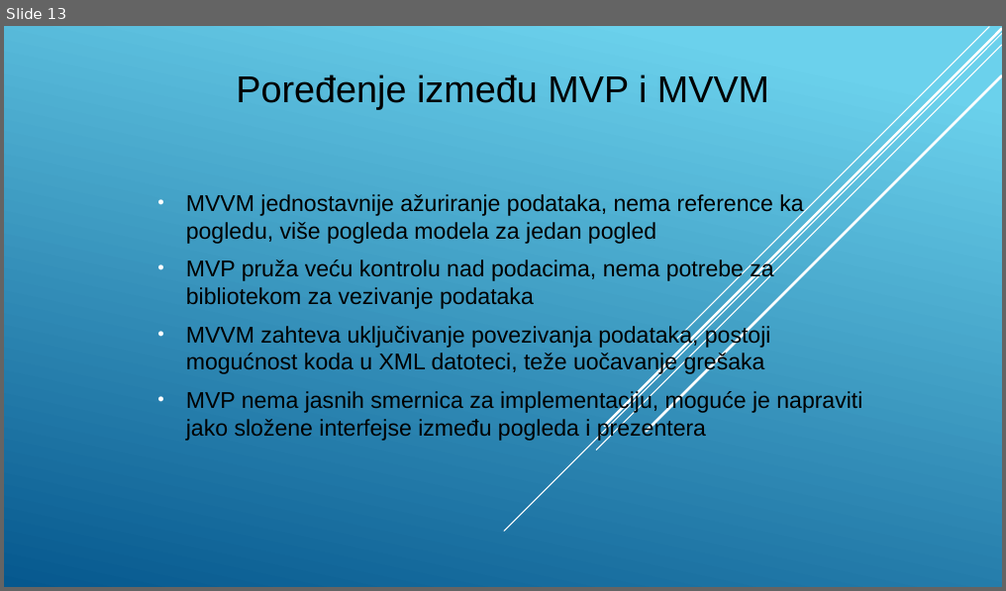
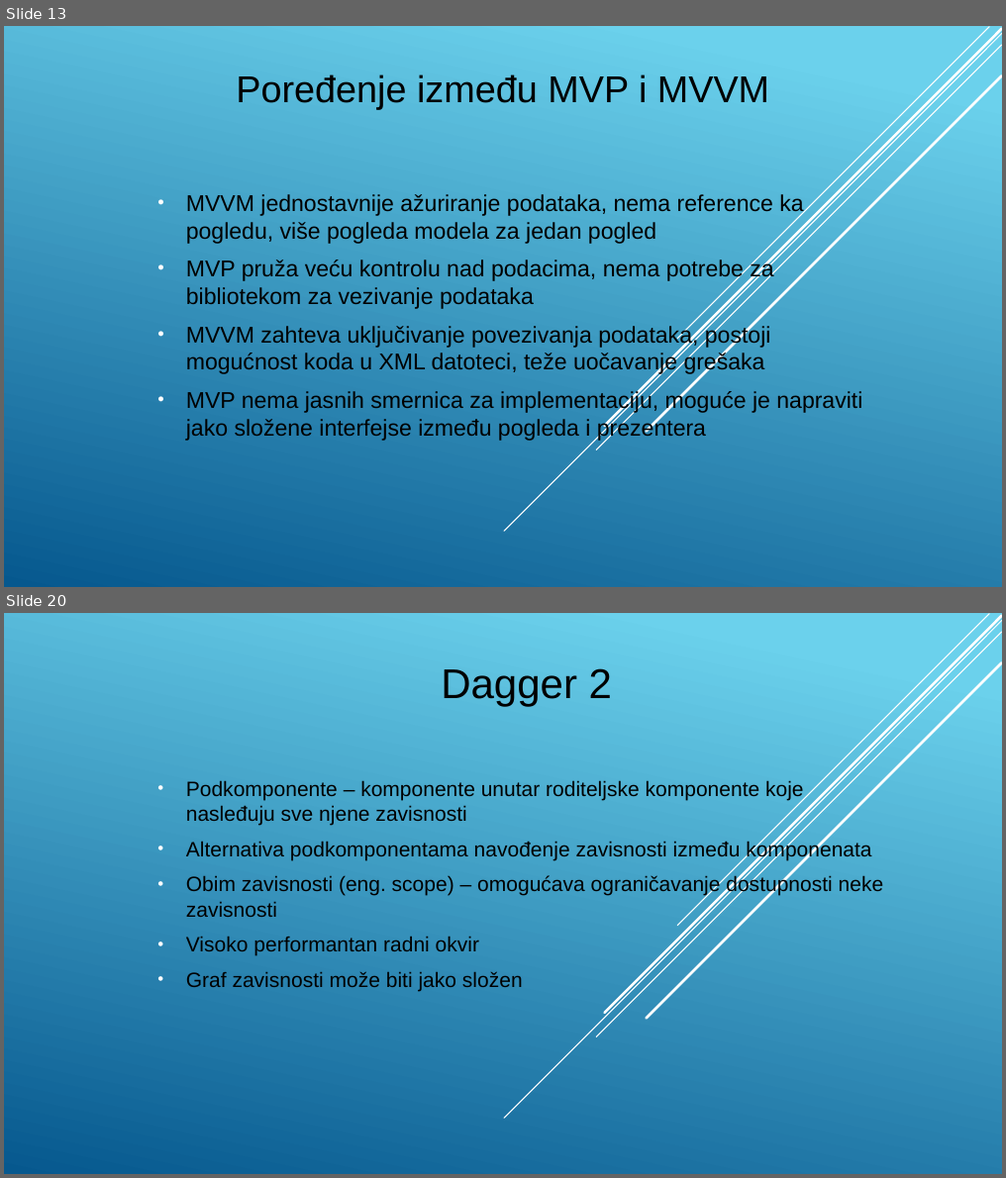
Before and after one commit to stefan11091991/masterRadAndroid, a slide deck: prezentacija.pptx. Shown one above the other, each under a label of ours: slide 13 before the commit, slides 13 and 20 after it; the slides between them are not shown. The pictures are 1006x591 and 1006x1178 pixels, drawn with LibreOffice and Linux fonts; fonts in the diff are those of the drawing. Boxes give left, top, right and bottom in pixels: in the first picture for what was removed or moved away, otherwise in the second. Text is boxed around its words. In the diff, an @@ line names an element or a change of style, - is before the commit and + after.

```diff
--- a/prezentacija.pptx
+++ b/prezentacija.pptx
@@ slide 20 added at bbox=[4, 613, 1002, 1174], background gradient #6ED2EB to #06588E; not listed: 5 template elements that a slide beside it also shows @@
@@ title added at bbox=[441, 668, 612, 707], 40 pt, text #000000 @@
+Dagger 2
@@ subtitle added at bbox=[186, 780, 884, 992], 20 pt, text #000000 @@
+• Podkomponente – komponente unutar roditeljske komponente koje nasleđuju sve njene zavisnosti
+• Alternativa podkomponentama navođenje zavisnosti između komponenata
+• Obim zavisnosti (eng. scope) – omogućava ograničavanje dostupnosti neke zavisnosti
+• Visoko performantan radni okvir
+• Graf zavisnosti može biti jako složen
```
Also in this commit, not shown: 11 other slides added, 3 other files.
